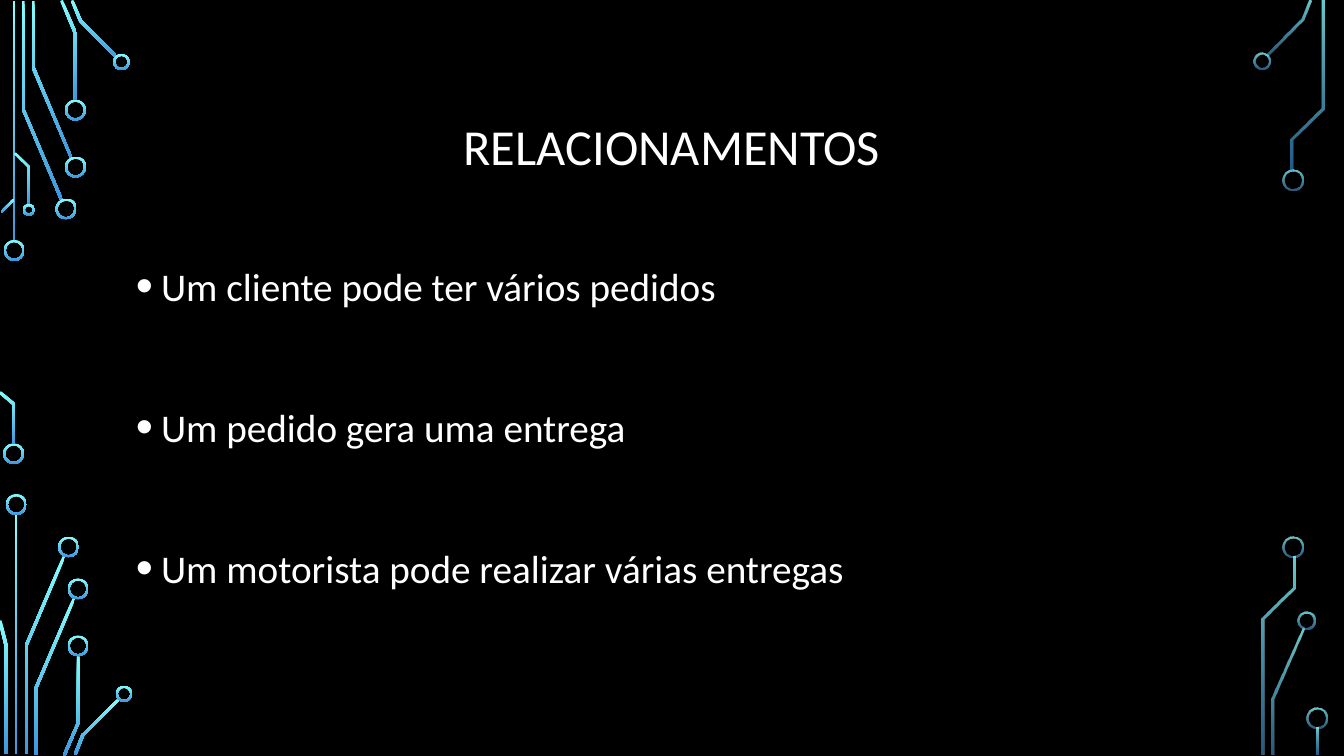
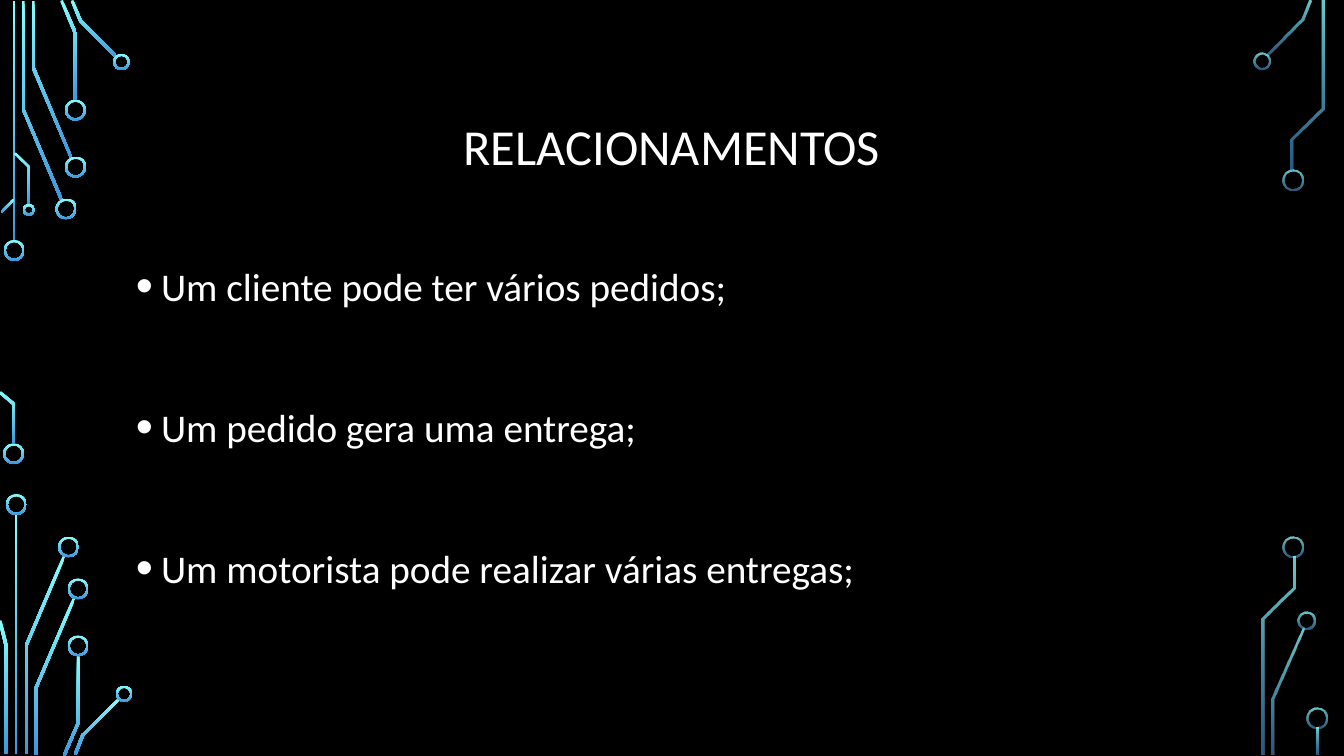
Before and after one commit to solutionsit-developer/Transportadora, a slide deck: slide 15 of transportadora/doc/Gestão de transportadora.pptx (slide 11 before the commit). Drawn at 1344x756 pixels with LibreOffice and Linux fonts; fonts in the diff are those of the drawing; background and template pictures are left out. Boxes give left, top, right and bottom in pixels: in the first picture for what was removed or moved away, otherwise in the second. Text is boxed around its words. In the diff, an @@ line names an element or a change of style, - is before the commit and + after.

```diff
--- a/transportadora/doc/Gestão de transportadora.pptx
+++ b/transportadora/doc/Gestão de transportadora.pptx
@@ text at box(161, 273, 854, 590): text changed @@
-• Um cliente pode ter vários pedidos
-• Um pedido gera uma entrega
-• Um motorista pode realizar várias entregas
+• Um cliente pode ter vários pedidos;
+• Um pedido gera uma entrega;
+• Um motorista pode realizar várias entregas;
```
Also in this commit, not shown: 11 other slides changed, 11 slides added, 9 slides removed.
